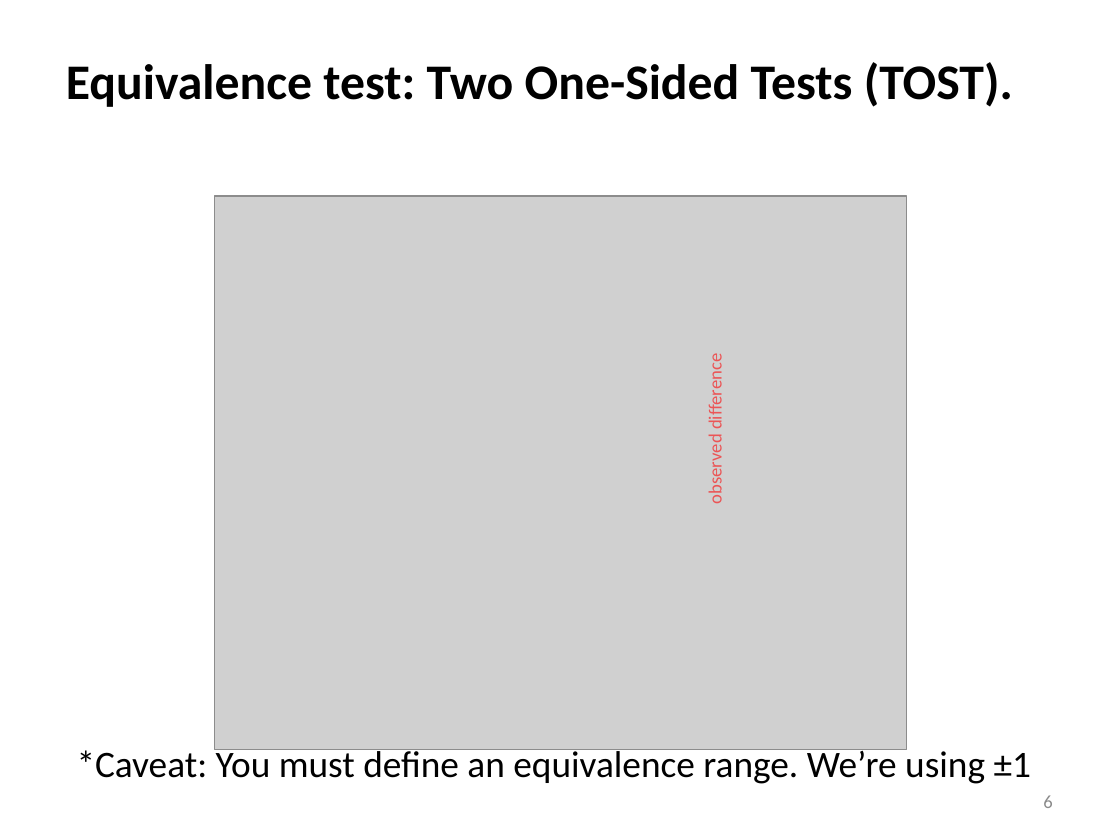
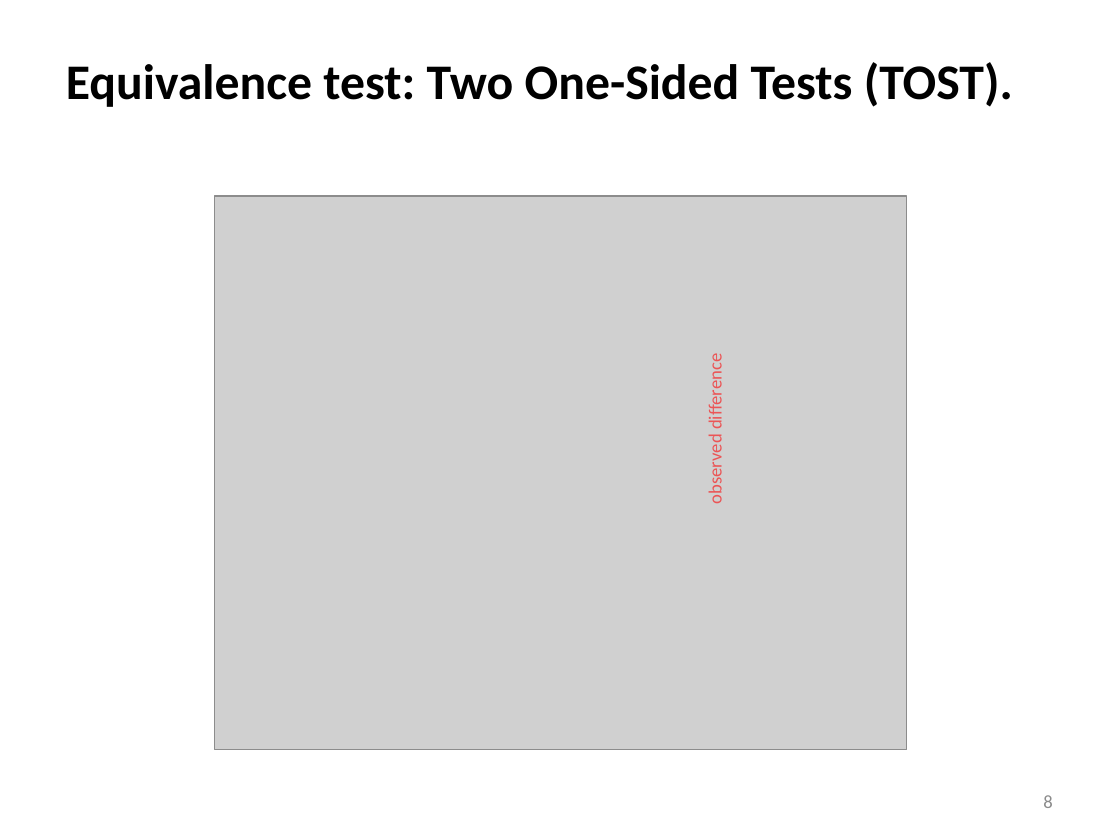
Before and after one commit to meekrob/stats_workshop_2020, a slide deck: slide 8 of adeline/Adeline_TOST_edit.pptx (slide 6 before the commit). Drawn at 1120x840 pixels with LibreOffice and Linux fonts; fonts in the diff are those of the drawing; grey boxes stand for pictures. Boxes give left, top, right and bottom in pixels: in the first picture for what was removed or moved away, otherwise in the second. Text is boxed around its words. In the diff, an @@ line names an element or a change of style, - is before the commit and + after.

```diff
--- a/adeline/Adeline_TOST_edit.pptx
+++ b/adeline/Adeline_TOST_edit.pptx
@@ text removed at (77,746,1031,784) @@
-*Caveat: You must define an equivalence range. We’re using ±1
@@ page number at (1043,795,1052,808): text changed @@
-6
+8
```
Also in this commit, not shown: 6 other slides changed, 3 slides added, 2 slides removed.
